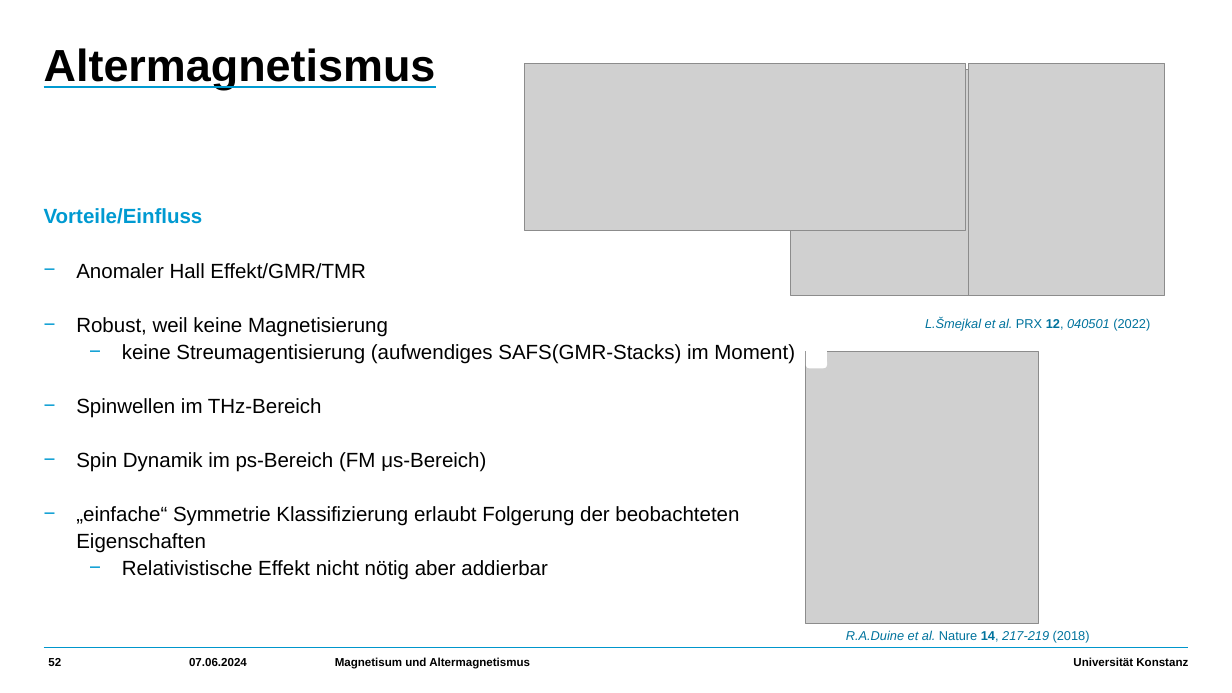
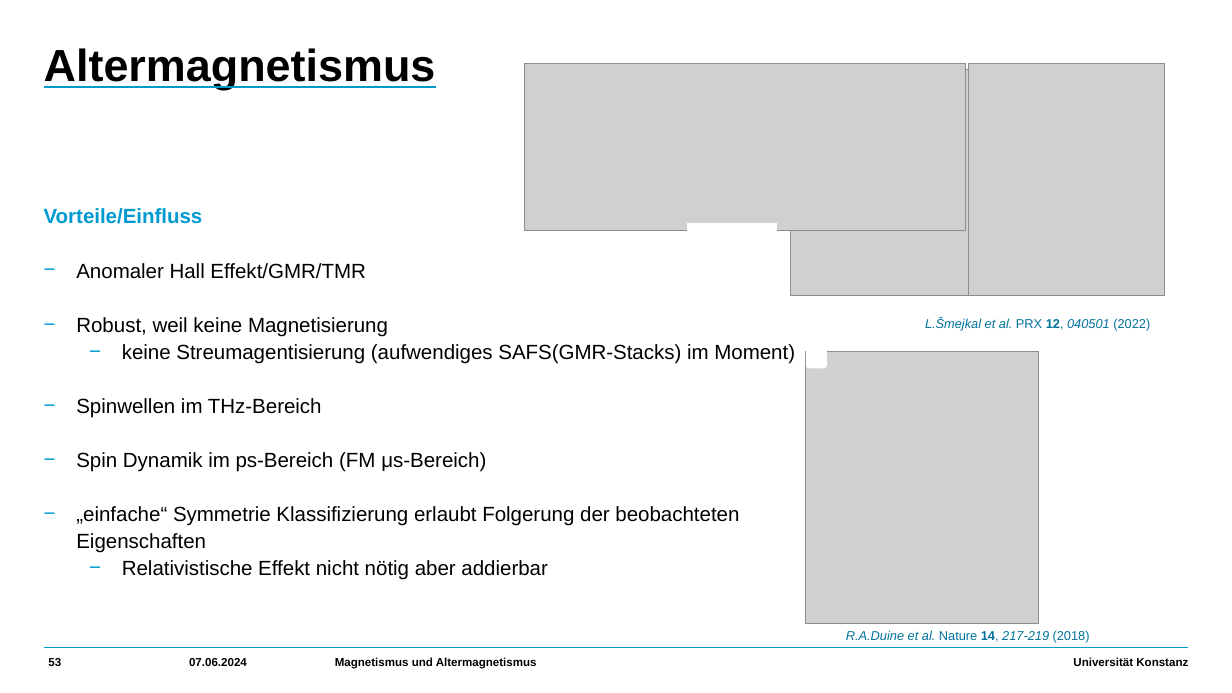
Before and after one commit to HolykingJulex/EstimateSeminar, a slide deck: slide 53 of Vortrag.pptx (slide 52 before the commit). Drawn at 1232x693 pixels with LibreOffice and Linux fonts; fonts in the diff are those of the drawing; grey boxes stand for pictures. Boxes give left, top, right and bottom in pixels: in the first picture for what was removed or moved away, otherwise in the second. Text is boxed around its words. In the diff, an @@ line names an element or a change of style, - is before the commit and + after.

```diff
--- a/Vortrag.pptx
+++ b/Vortrag.pptx
@@ rectangle added at (688,223,777,245), fill #FFFFFF @@
@@ text at (335,657,537,669): text changed @@
-Magnetisum und Altermagnetismus
+Magnetismus und Altermagnetismus
```
Also in this commit, not shown: 51 other slides changed, 1 slide added, 1 other file.
